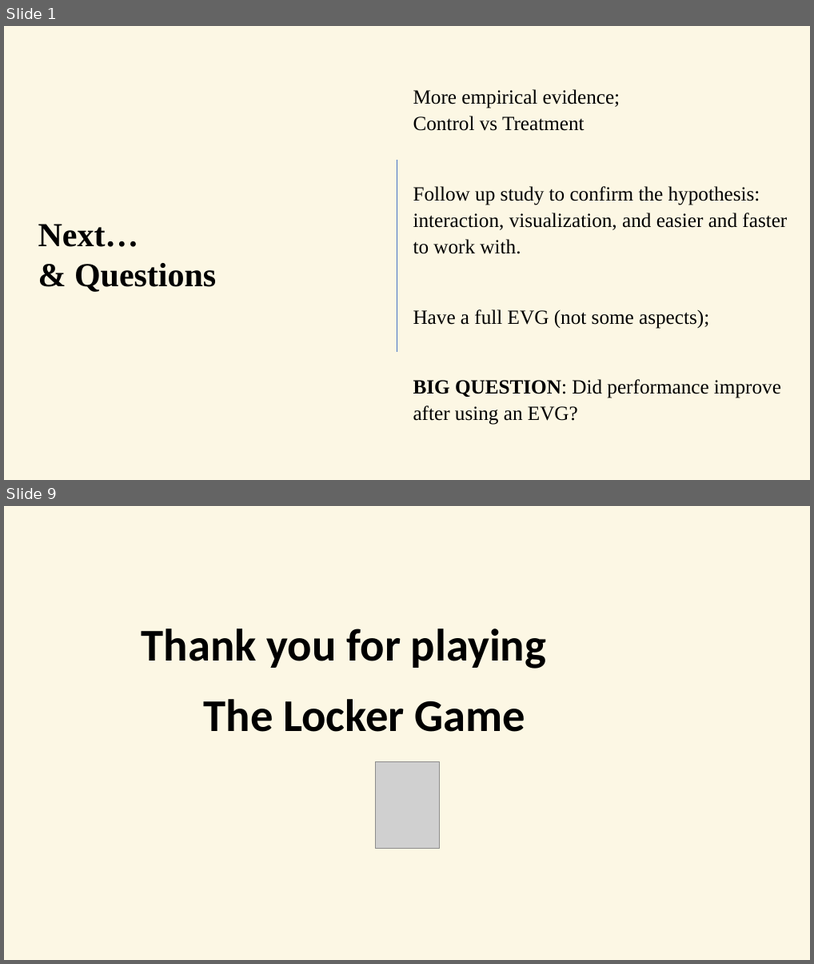
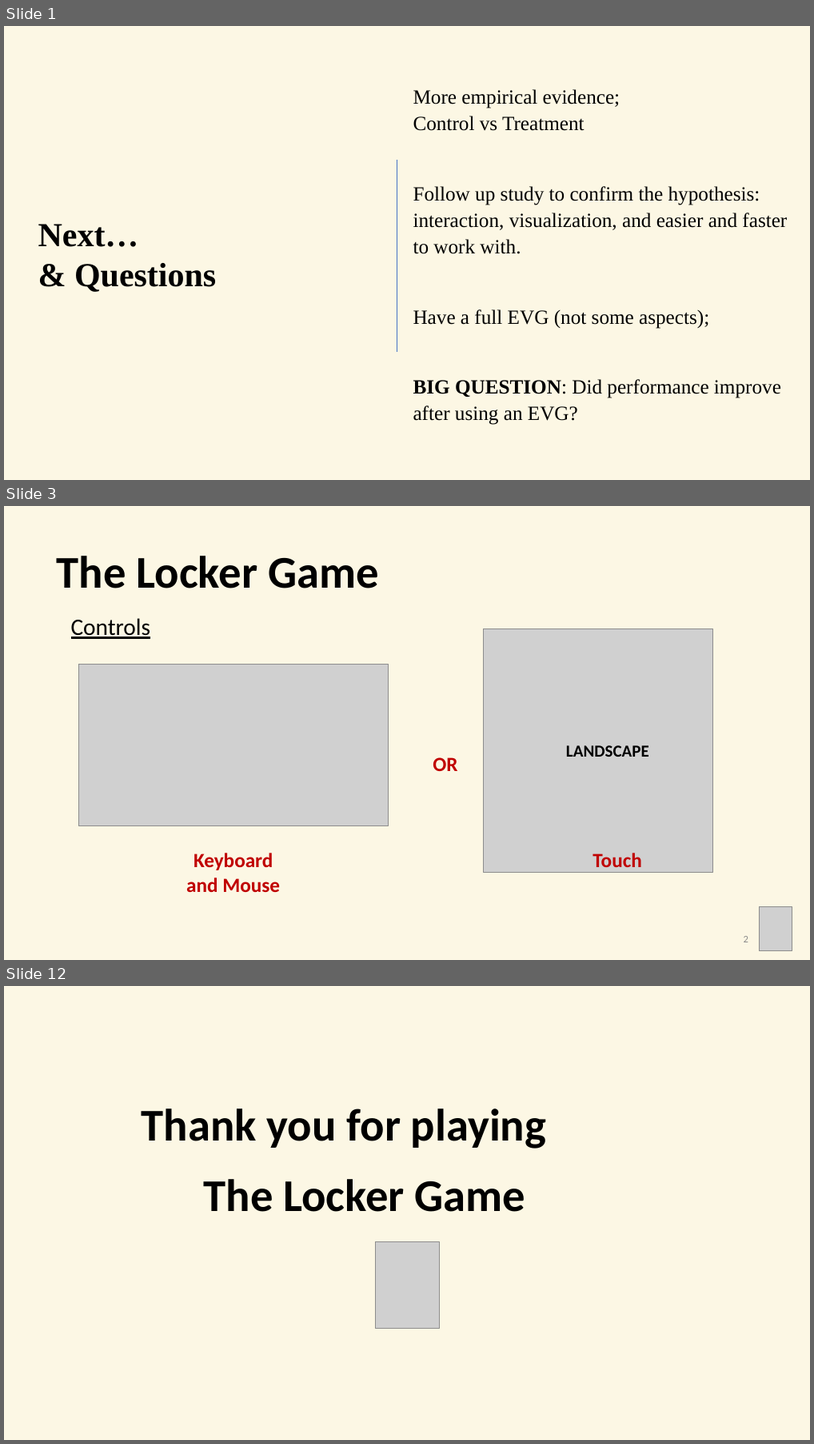
Before and after one commit to ERiRodz/LockerGame_web, a slide deck: _media/TheLockerGame_howToPay.pptx. Shown one above the other, each under a label of ours: slides 1 and 9 before the commit, slides 1, 3 and 12 after it; the slides between them are not shown. The pictures are 814x964 and 814x1444 pixels, drawn with LibreOffice and Linux fonts; fonts in the diff are those of the drawing; grey boxes stand for pictures; background and template pictures are left out. Boxes give left, top, right and bottom in pixels: in the first picture for what was removed or moved away, otherwise in the second. Text is boxed around its words. In the diff, an @@ line names an element or a change of style, - is before the commit and + after.

```diff
--- a/_media/TheLockerGame_howToPay.pptx
+++ b/_media/TheLockerGame_howToPay.pptx
@@ slide 3 added at bbox=[4, 506, 810, 960], background #FCF7E4 @@
@@ text added at bbox=[57, 556, 379, 588], 54 pt, text #000000, bold @@
+The Locker Game
@@ text added at bbox=[71, 618, 151, 639], 28 pt, text #000000, underline @@
+Controls
@@ picture added at bbox=[484, 629, 714, 872] @@
@@ picture added at bbox=[78, 664, 388, 825] @@
@@ text added at bbox=[566, 745, 650, 756], 20 pt, text #000000, bold @@
+LANDSCAPE
@@ text added at bbox=[433, 757, 458, 771], 24 pt, text #C00000, bold @@
+OR
@@ text added at bbox=[186, 852, 280, 892], 24 pt, text #C00000, bold @@
+Keyboard and Mouse
@@ text added at bbox=[593, 852, 642, 872], 24 pt, text #C00000, bold @@
+Touch
@@ picture added at bbox=[759, 907, 792, 951] @@
@@ text added at bbox=[744, 936, 749, 942], 12 pt, text #8C8C8C @@
+2
@@ what was slide 9 is now slide 12 @@
```
Also in this commit, not shown: 7 slides changed, 2 other slides added, 2 other files.
